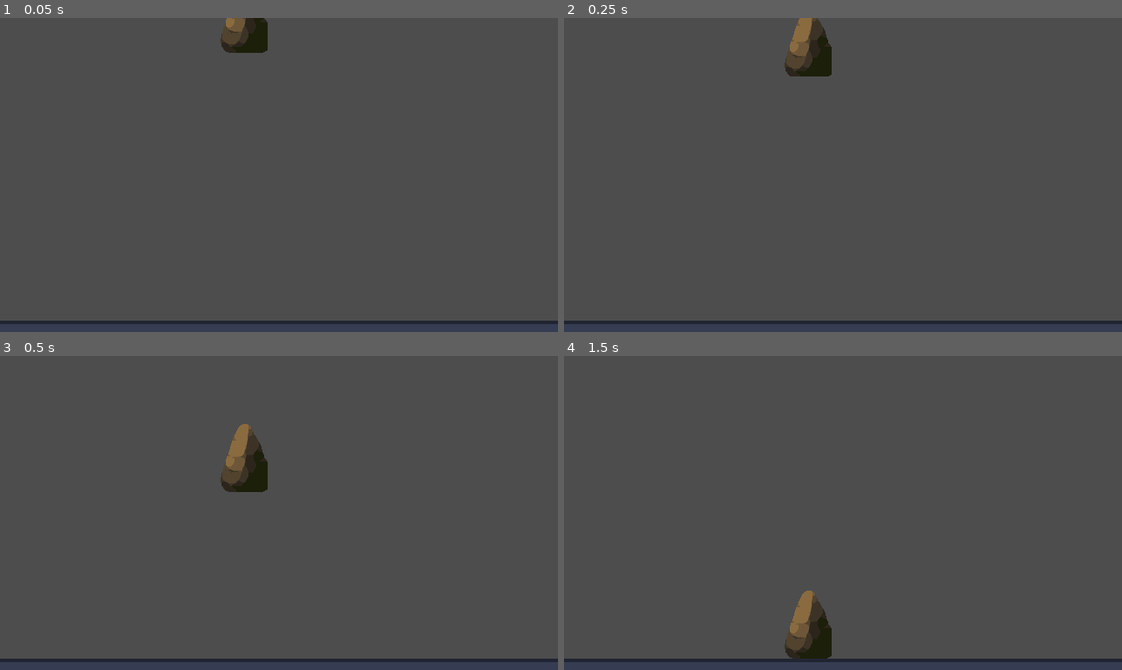
Above: before the commit, frames 1-4 (two rows, left to right).
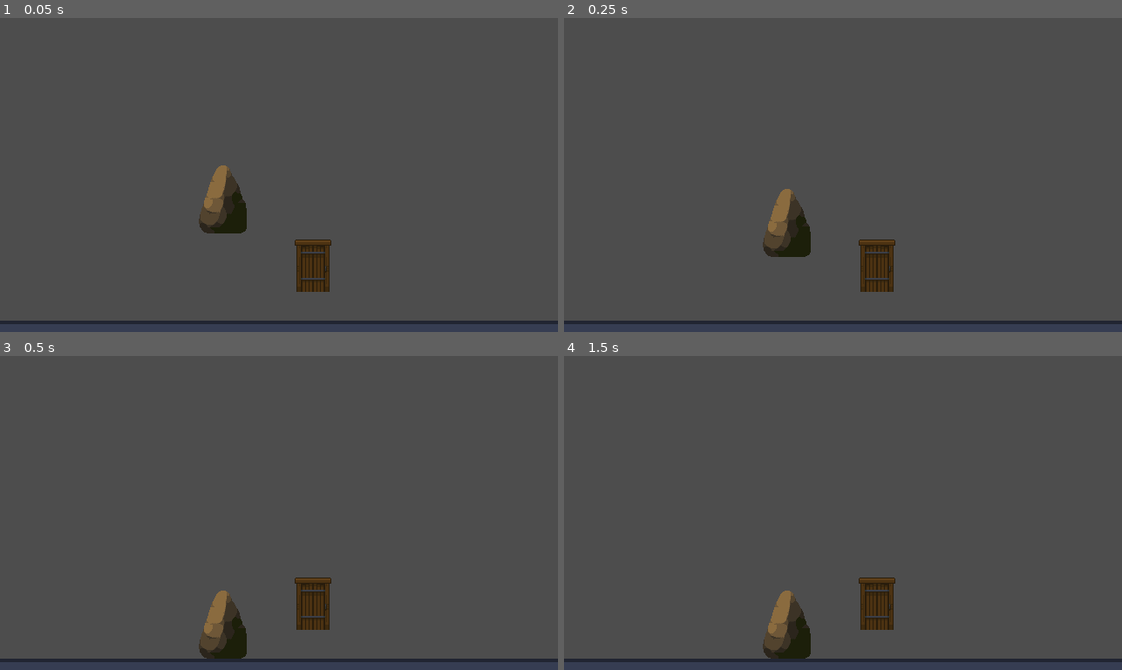
Above: after the commit, the same moments.

Repository: cshawi/2026-0SH-Team01
Game: Godot game, scene res://scenes/world.tscn
The game is run twice, just before and just after one commit, with the same random seed, the same clock (stepped at 60 frames per second) and the same inputs. This scene is started directly instead of the project's main scene. The engine's default icon, where the game draws it, is replaced by a stand-in: a white triangle on a blue panel in a dark square.
Inputs:
- Up to frame 1 (0.05 s): no input
- Up to frame 2 (0.25 s): no input
- Up to frame 3 (0.5 s): no input
- Up to frame 4 (1.5 s): tap Enter at 1.25 s

The runs differ from the first frame. In frame 1, 3.2% of the frame differs, in the area x 35-60%, y 0-88%; in frame 2, 3.6%; in frame 3, 3.7%, in the area x 35-60%, y 21-97%; in frame 4, 2.9%.

Commit message:
Add static object and test with a open/close door

Diff:
--- /dev/null
+++ b/h-t-g/ressources/objects/doors/close/door.tres
@@ -0,0 +1,22 @@
+[gd_resource type="Resource" script_class="StaticObjectConfig" load_steps=5 format=3 uid="uid://cqqnknhcdr8q"]
+
+[ext_resource type="Script" path="res://scripts/ressources/objects/staticObjects/static_config.gd" id="1_ryfc0"]
+[ext_resource type="Texture2D" uid="uid://dtv48qj8syaji" path="res://assets/sprites/Objects/Doors/Interior-01.png" id="2_qwpgh"]
+
+[sub_resource type="AtlasTexture" id="AtlasTexture_527ih"]
+atlas = ExtResource("2_qwpgh")
+region = Rect2(130.903, 67.8923, 42.2124, 60.0668)
+
+[sub_resource type="AtlasTexture" id="AtlasTexture_w0n43"]
+atlas = ExtResource("2_qwpgh")
+region = Rect2(130.921, 3.98254, 42.1439, 60.2865)
+
+[resource]
+script = ExtResource("1_ryfc0")
+texture2 = SubResource("AtlasTexture_w0n43")
+is_click = false
+is_open = false
+name = ""
+texture = SubResource("AtlasTexture_527ih")
+collision_polygon = PackedVector2Array(-20, -29, -21, -29, -21, -23, -19, -23, -19, 30, 19, 30, 19, -23, 21, -23, 21, -29, 20, -29, 20, -30, -20, -30)
+weight = 0.0
--- a/h-t-g/ressources/objects/rocks/large_rock.tres
+++ b/h-t-g/ressources/objects/rocks/large_rock.tres
@@ -1,11 +1,11 @@
 [gd_resource type="Resource" script_class="MoveableConfig" load_steps=4 format=3 uid="uid://d3na574taum6t"]
 
-[ext_resource type="Script" path="res://scripts/ressources/objects/moveable_config.gd" id="1_12n81"]
+[ext_resource type="Script" path="res://scripts/ressources/objects/moveable/moveable_config.gd" id="1_12n81"]
 [ext_resource type="Texture2D" uid="uid://h0hn6dy2ais5" path="res://assets/sprites/Objects/Rocks/Props-Rocks.png" id="2_1fxu4"]
 
-[sub_resource type="AtlasTexture" id="AtlasTexture_4ksmd"]
+[sub_resource type="AtlasTexture" id="AtlasTexture_v4q05"]
 atlas = ExtResource("2_1fxu4")
-region = Rect2(6.42198, 1.8679, 54.5218, 78.9123)
+region = Rect2(6, 2, 56, 78)
 
 [resource]
 script = ExtResource("1_12n81")
@@ -25,6 +25,6 @@
 damage_on_impact = 0
 spawn_particles_on_impact = false
 name = "large_rock"
-texture = SubResource("AtlasTexture_4ksmd")
+texture = SubResource("AtlasTexture_v4q05")
 collision_polygon = PackedVector2Array(-9.88996e-07, -16.4051, -4.14815, -14.7848, -8.88889, -8.3038, -15.4074, 6.68354, -16, 7.89873, -16, 12.7595, -12.4444, 15.5949, 16, 15.5949, 16, 1.01266, 13.6296, -0.607597, 14.2222, -2.22785, 13.037, -3.03798, 12.4444, -5.06329, 3.55555, -16)
 weight = 0.0
--- a/h-t-g/ressources/objects/rocks/medium_rock.tres
+++ b/h-t-g/ressources/objects/rocks/medium_rock.tres
@@ -1,6 +1,6 @@
 [gd_resource type="Resource" script_class="MoveableConfig" load_steps=2 format=3 uid="uid://ddvcphkb37vmr"]
 
-[ext_resource type="Script" path="res://scripts/ressources/objects/moveable_config.gd" id="1_4mxr4"]
+[ext_resource type="Script" path="res://scripts/ressources/objects/moveable/moveable_config.gd" id="1_4mxr4"]
 
 [resource]
 script = ExtResource("1_4mxr4")
--- a/h-t-g/ressources/objects/rocks/small_rock.tres
+++ b/h-t-g/ressources/objects/rocks/small_rock.tres
@@ -1,6 +1,6 @@
 [gd_resource type="Resource" script_class="MoveableConfig" load_steps=2 format=3 uid="uid://dbh6tkl5snx43"]
 
-[ext_resource type="Script" path="res://scripts/ressources/objects/moveable_config.gd" id="1_1hkbm"]
+[ext_resource type="Script" path="res://scripts/ressources/objects/moveable/moveable_config.gd" id="1_1hkbm"]
 
 [resource]
 script = ExtResource("1_1hkbm")
--- a/h-t-g/scenes/moveables/full_motion_object.tscn
+++ b/h-t-g/scenes/moveables/full_motion_object.tscn
@@ -6,3 +6,9 @@
 [node name="FullMotionObject" instance=ExtResource("1_ddolp")]
 position = Vector2(0, 0)
 script = ExtResource("2_4ku6g")
+
+[node name="Sprite2D" parent="." index="0"]
+texture = null
+
+[node name="CollisionPolygon2D" parent="." index="1"]
+polygon = PackedVector2Array()
--- a/h-t-g/scenes/moveables/moveable_object.tscn
+++ b/h-t-g/scenes/moveables/moveable_object.tscn
@@ -1,14 +1,11 @@
-[gd_scene load_steps=5 format=3 uid="uid://djkv5jmkahema"]
+[gd_scene load_steps=4 format=3 uid="uid://djkv5jmkahema"]
 
 [ext_resource type="Script" path="res://scripts/moveableObjects/moveable_object.gd" id="1_a00gy"]
 [ext_resource type="Resource" uid="uid://d3na574taum6t" path="res://ressources/objects/rocks/large_rock.tres" id="2_2cq4o"]
-[ext_resource type="Texture2D" uid="uid://h0hn6dy2ais5" path="res://assets/sprites/Objects/Rocks/Props-Rocks.png" id="3_niwhi"]
 
 [sub_resource type="AtlasTexture" id="AtlasTexture_4ksmd"]
-atlas = ExtResource("3_niwhi")
-region = Rect2(6.42198, 1.8679, 54.5218, 78.9123)
 
-[node name="large_rock" type="RigidBody2D" groups=["MoveableObjects"]]
+[node name="MoveableObject" type="RigidBody2D" groups=["MoveableObjects"]]
 position = Vector2(-11, -56)
 script = ExtResource("1_a00gy")
 config = ExtResource("2_2cq4o")
--- a/h-t-g/scenes/moveables/static_object.tscn
+++ /dev/null
@@ -1,5 +0,0 @@
-[gd_scene format=3 uid="uid://cxn3atg6enjve"]
-
-[node name="StaticObject" type="Node2D"]
-
-[node name="AnimatedSprite2D" type="AnimatedSprite2D" parent="."]
--- /dev/null
+++ b/h-t-g/scenes/static/full_static_object.tscn
@@ -0,0 +1,10 @@
+[gd_scene load_steps=2 format=3 uid="uid://dncsx7cx4k2h"]
+
+[ext_resource type="Script" path="res://scripts/staticObjects/full_static_object.gd" id="1_sepm1"]
+
+[node name="FullStaticObject" type="Node2D" groups=["StaticObject"]]
+script = ExtResource("1_sepm1")
+
+[node name="Sprite2D" type="Sprite2D" parent="."]
+
+[node name="CollisionPolygon2D" type="CollisionPolygon2D" parent="."]
--- /dev/null
+++ b/h-t-g/scenes/static/static_object.tscn
@@ -0,0 +1,11 @@
+[gd_scene load_steps=2 format=3 uid="uid://cxn3atg6enjve"]
+
+[ext_resource type="Script" path="res://scripts/staticObjects/static_object.gd" id="1_hwbgp"]
+
+[node name="StaticObject" type="Node2D"]
+script = ExtResource("1_hwbgp")
+
+[node name="Sprite2D" type="Sprite2D" parent="."]
+
+[node name="CollisionPolygon2D" type="CollisionPolygon2D" parent="."]
+build_mode = 1
--- a/h-t-g/scenes/world.tscn
+++ b/h-t-g/scenes/world.tscn
@@ -1,12 +1,15 @@
-[gd_scene load_steps=4 format=3 uid="uid://prcuwbbocwdq"]
+[gd_scene load_steps=6 format=3 uid="uid://prcuwbbocwdq"]
 
 [ext_resource type="Texture2D" uid="uid://daoo30v2e2n6p" path="res://assets/icons/icon.svg" id="1_s4sqf"]
 [ext_resource type="PackedScene" uid="uid://cx3h1p2q21gld" path="res://scenes/moveables/full_motion_object.tscn" id="2_kt8pq"]
+[ext_resource type="PackedScene" uid="uid://dncsx7cx4k2h" path="res://scenes/static/full_static_object.tscn" id="3_mdtvx"]
+[ext_resource type="Resource" uid="uid://cqqnknhcdr8q" path="res://ressources/objects/doors/close/door.tres" id="4_hstml"]
 
 [sub_resource type="RectangleShape2D" id="RectangleShape2D_xo0wk"]
 size = Vector2(1174, 133)
 
 [node name="World" type="Node2D"]
+position = Vector2(-2, 0)
 
 [node name="StaticBody2D" type="StaticBody2D" parent="."]
 
@@ -20,4 +23,8 @@
 texture = ExtResource("1_s4sqf")
 
 [node name="FullMotionObject" parent="." instance=ExtResource("2_kt8pq")]
-position = Vector2(280, 0)
+position = Vector2(258, 207)
+
+[node name="FullStaticObject" parent="." instance=ExtResource("3_mdtvx")]
+position = Vector2(361, 284)
+config = ExtResource("4_hstml")
--- a/h-t-g/scripts/moveableObjects/full_motion_object.gd
+++ b/h-t-g/scripts/moveableObjects/full_motion_object.gd
@@ -4,5 +4,5 @@
 
 
 func action():
-	#aller chercher une target en x et en y
+
 	pass
--- a/h-t-g/scripts/moveableObjects/moveable_object.gd
+++ b/h-t-g/scripts/moveableObjects/moveable_object.gd
@@ -39,8 +39,8 @@
 	apply_config()
 
 func _process(delta: float) -> void:
-	if(is_selected):
-		action()
+	#if(is_selected):
+	action();
 	pass
 
 func action():
--- /dev/null
+++ b/h-t-g/scripts/ressources/objects/staticObjects/static_config.gd
@@ -0,0 +1,8 @@
+extends BaseObject
+class_name StaticObjectConfig
+
+@export_group("Second Sprite")
+@export var texture2: Texture2D;
+@export_group("Interaction")
+@export var is_click :bool = false;
+@export var is_open :bool = true;
--- /dev/null
+++ b/h-t-g/scripts/staticObjects/full_static_object.gd
@@ -0,0 +1,11 @@
+extends StaticObject
+class_name FullStaticObject
+
+func action():
+	if(is_open):
+		$Sprite2D.texture = config.texture2
+		print("porte ouvert")
+	else:
+		$Sprite2D.texture = config.texture
+		print("porte fermer")
+	pass
--- /dev/null
+++ b/h-t-g/scripts/staticObjects/static_object.gd
@@ -0,0 +1,31 @@
+extends Node2D
+class_name StaticObject
+
+
+@export var config: StaticObjectConfig
+
+#@export_group("Interaction")
+var is_click :bool = false;
+var is_open :bool = false;
+var weight :float=0.0;
+func _ready():
+	apply_config()
+
+func _process(delta: float) -> void:
+	if(is_click):
+		action();
+	pass
+
+func action():
+	pass
+
+func apply_config():
+	if config == null:
+		push_warning("StaticObject: config manquante")
+		return
+	name = config.name
+	$CollisionPolygon2D.polygon = config.collision_polygon
+	$Sprite2D.texture = config.texture
+	weight = config.weight
+	is_click = config.is_click;
+	is_open = config.is_open;
Renamed: h-t-g/scripts/ressources/objects/moveable_config.gd -> h-t-g/scripts/ressources/objects/moveable/moveable_config.gd
